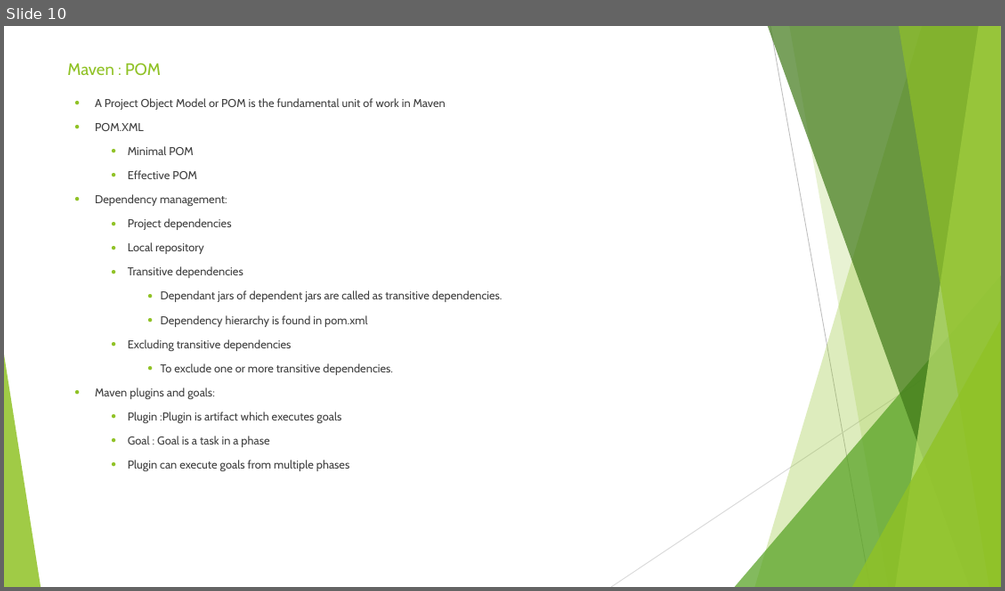
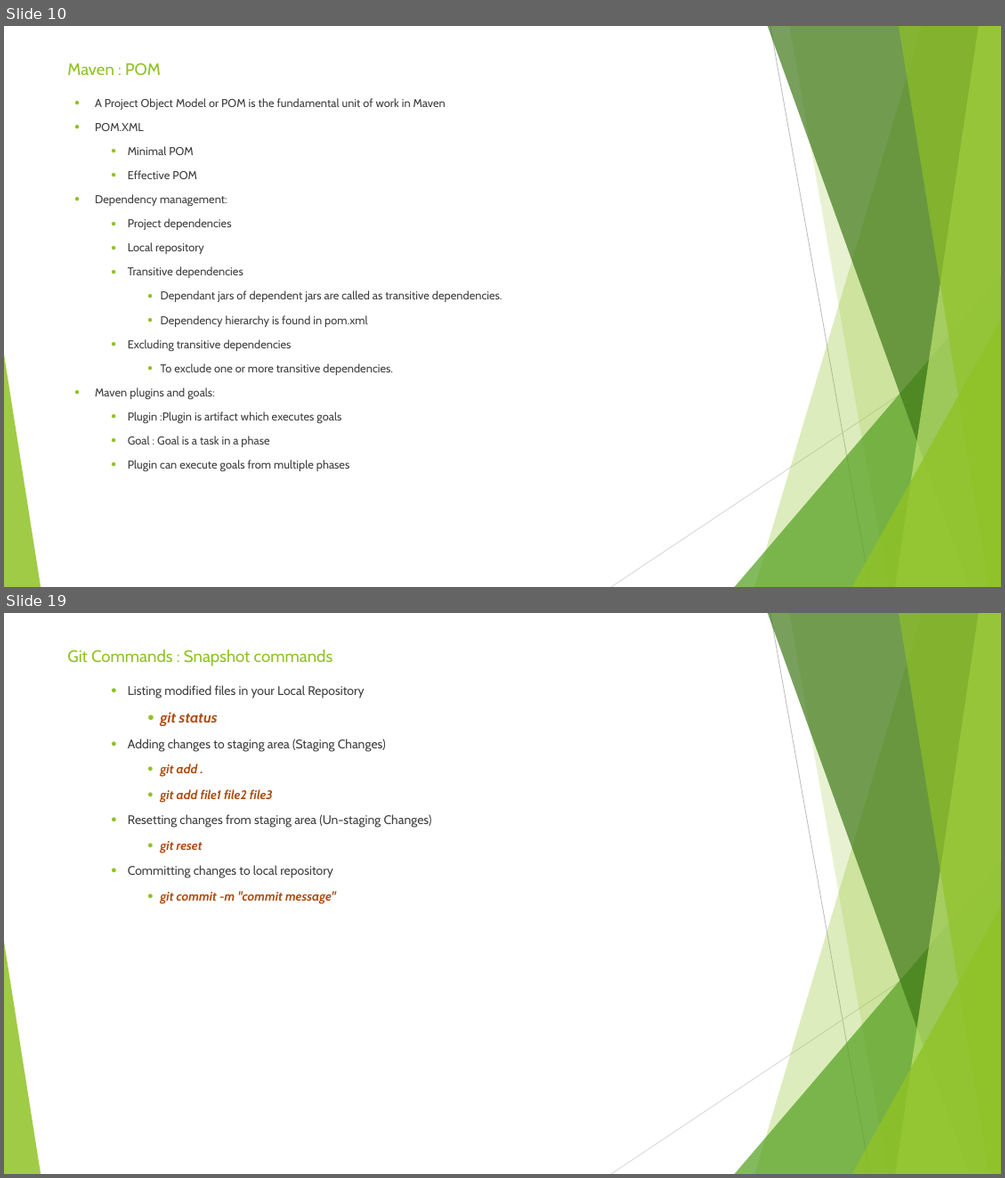
Before and after one commit to sidissir/mk-automation-framework-training, a slide deck: MavenPPT.pptx. Shown one above the other, each under a label of ours: slide 10 before the commit, slides 10 and 19 after it; the slides between them are not shown. The pictures are 1005x591 and 1005x1178 pixels, drawn with LibreOffice and Linux fonts; fonts in the diff are those of the drawing. Boxes give left, top, right and bottom in pixels: in the first picture for what was removed or moved away, otherwise in the second. Text is boxed around its words. In the diff, an @@ line names an element or a change of style, - is before the commit and + after.

```diff
--- a/MavenPPT.pptx
+++ b/MavenPPT.pptx
@@ slide 19 added at (x1=4, y1=613, x2=1001, y2=1174), background #FFFFFF; not listed: 10 template elements that a slide beside it also shows @@
@@ title added at (x1=67, y1=649, x2=333, y2=666), 16 pt, text #90C226 @@
+Git Commands : Snapshot commands
@@ text added at (x1=128, y1=685, x2=432, y2=904), 12 pt, text #3F3F3F @@
+  ● Listing modified files in your Local Repository
+    ● git status
+  ● Adding changes to staging area (Staging Changes)
+    ● git add .
+    ● git add file1 file2 file3
+  ● Resetting changes from staging area (Un-staging Changes)
+    ● git reset
+  ● Committing changes to local repository
+    ● git commit -m "commit message"
```
Also in this commit, not shown: 11 other slides added, 1 other file.
